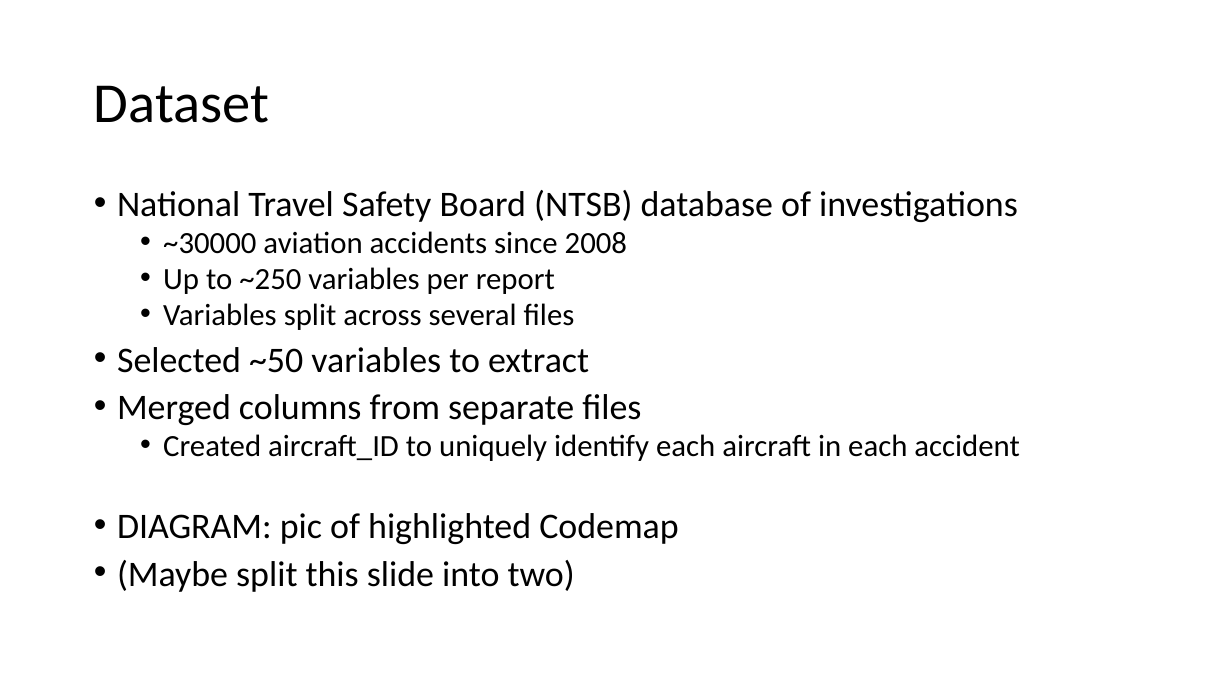
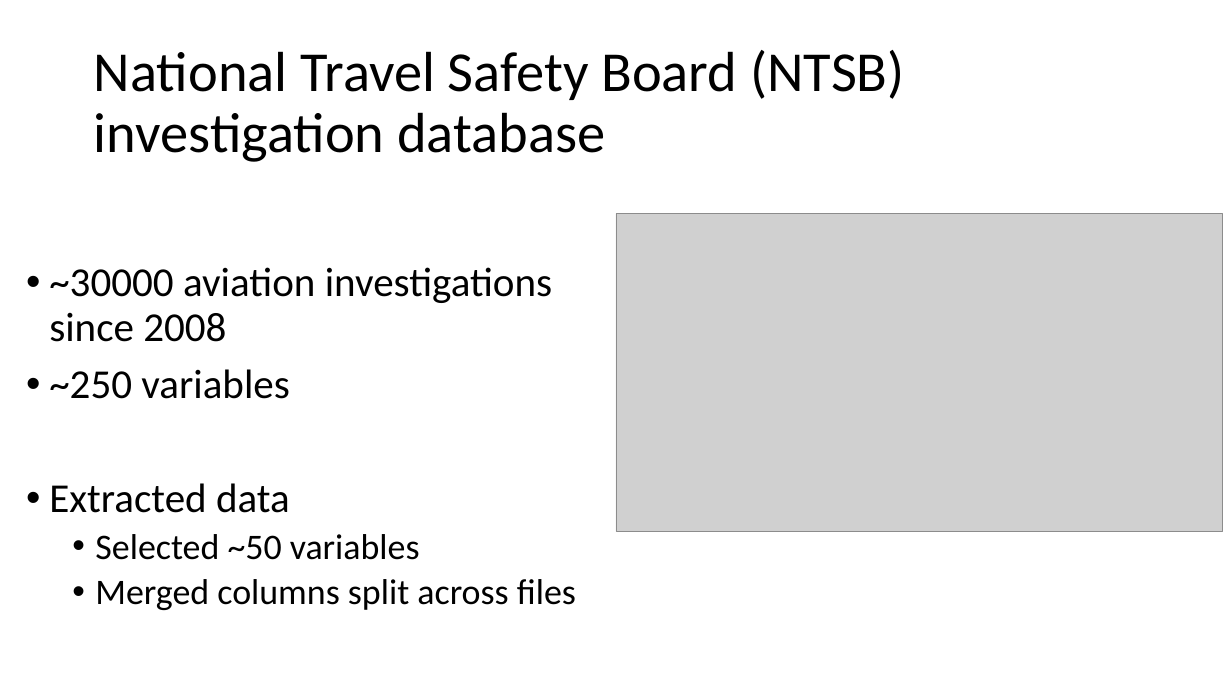
Before and after one commit to TheErdosInstitute-Summer2025-Project/aviation-project, a slide deck: slide 3 of checkpoints/presentation.pptx. Drawn at 1232x693 pixels with LibreOffice and Linux fonts; fonts in the diff are those of the drawing; grey boxes stand for pictures. Boxes give left, top, right and bottom in pixels: in the first picture for what was removed or moved away, otherwise in the second. Text is boxed around its words. In the diff, an @@ line names an element or a change of style, - is before the commit and + after.

```diff
--- a/checkpoints/presentation.pptx
+++ b/checkpoints/presentation.pptx
@@ title at box(94, 50, 904, 162): text changed @@
-Dataset
+National Travel Safety Board (NTSB) investigation database
@@ text removed at box(117, 190, 1019, 592) @@
-• National Travel Safety Board (NTSB) database of investigations
-  • ~30000 aviation accidents since 2008
-  • Up to ~250 variables per report
-  • Variables split across several files
-• Selected ~50 variables to extract
-• Merged columns from separate files
-  • Created aircraft_ID to uniquely identify each aircraft in each accident
-• DIAGRAM: pic of highlighted Codemap
-• (Maybe split this slide into two)
@@ picture added at box(616, 213, 1224, 531) @@
@@ text added at box(49, 267, 576, 610), 32 pt, text #000000 @@
+• ~30000 aviation investigations
+  since 2008
+• ~250 variables
+• Extracted data
+  • Selected ~50 variables
+  • Merged columns split across files
```
Also in this commit, not shown: 3 other slides changed, 1 other file.
